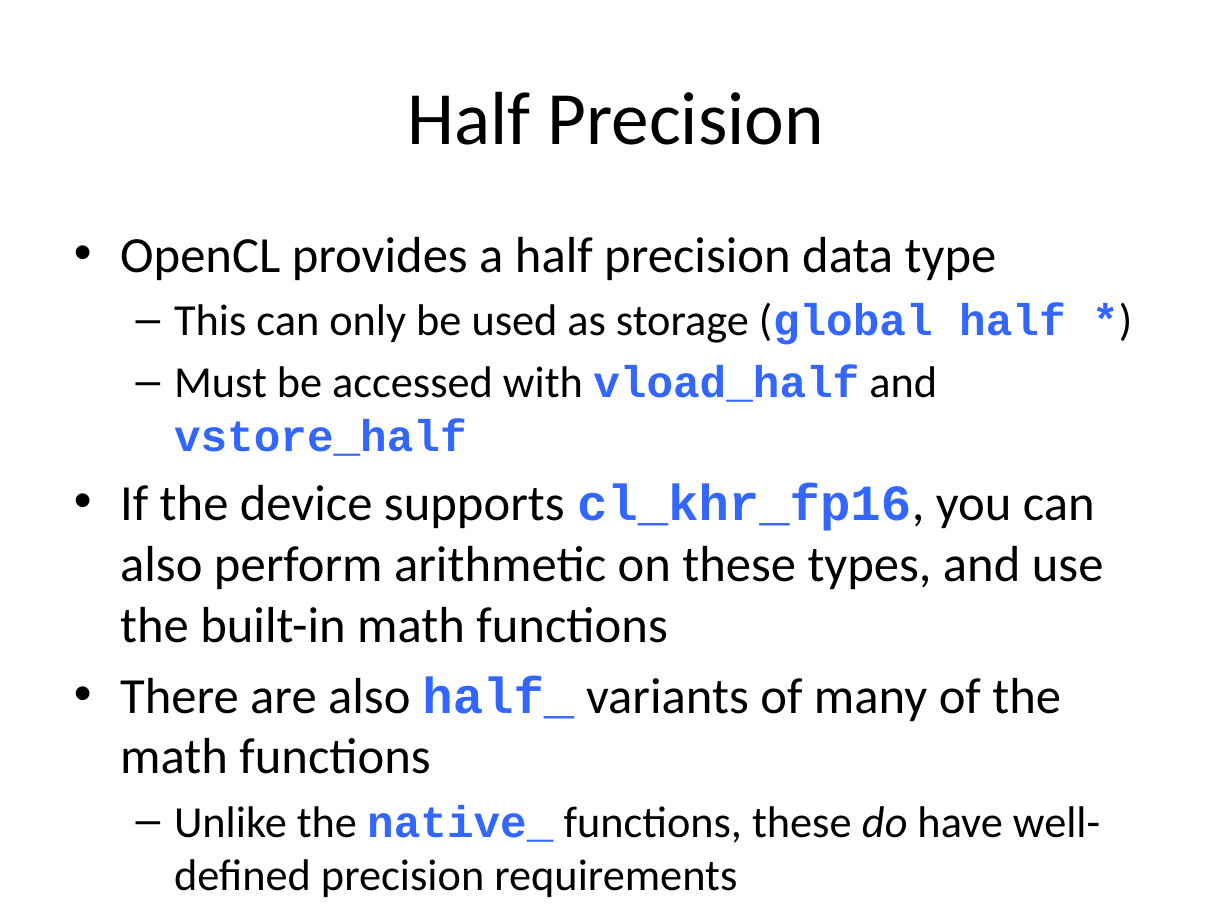
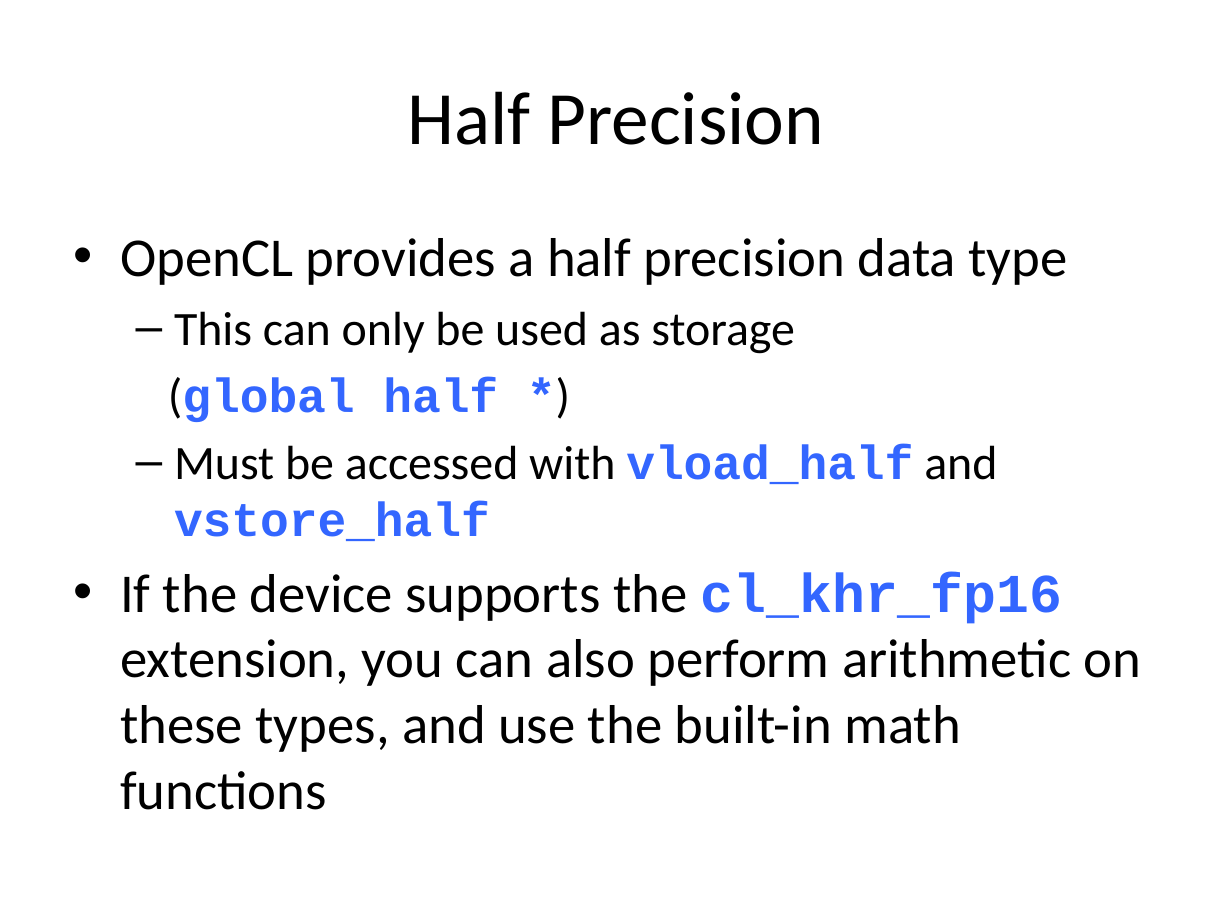
Before and after one commit to UoB-HPC/opencl-training-code, a slide deck: slide 73 of slides/advanced_part3.pptx (slide 72 before the commit). Drawn at 1232x924 pixels with LibreOffice and Linux fonts; fonts in the diff are those of the drawing. Boxes give left, top, right and bottom in pixels: in the first picture for what was removed or moved away, otherwise in the second. Text is boxed around its words. In the diff, an @@ line names an element or a change of style, - is before the commit and + after.

```diff
--- a/slides/advanced_part3.pptx
+++ b/slides/advanced_part3.pptx
@@ text at bbox=[120, 238, 1067, 541]: size 29.6 to 32 pt in "OpenCL provides a half precision data type"; size 25.9 to 28 pt in "Must be accessed with vload_half and vstore_half" @@
@@ text at bbox=[168, 311, 795, 422]: text changed; size 25.9 to 28 pt @@
-  – This can only be used as storage (global half *)
+  – This can only be used as storage
+  (global half *)
@@ text at bbox=[120, 573, 1142, 810]: text changed; size 29.6 to 32 pt @@
-• If the device supports cl_khr_fp16, you can also perform arithmetic on these types, and use the built-in math functions
-• There are also half_ variants of many of the math functions
-  – Unlike the native_ functions, these do have well-defined precision requirements
+• If the device supports the cl_khr_fp16 extension, you can also perform arithmetic on these types, and use the built-in math functions
```
Also in this commit, not shown: 12 other slides changed, 1 slide added.
